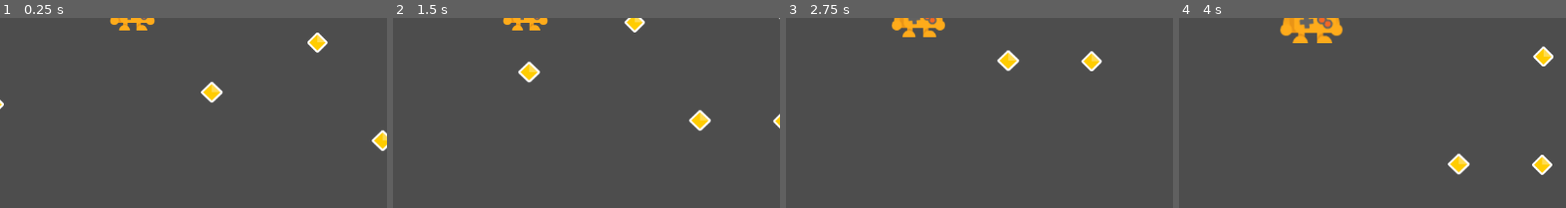
Above: before the commit, frames 1-4 (left to right).
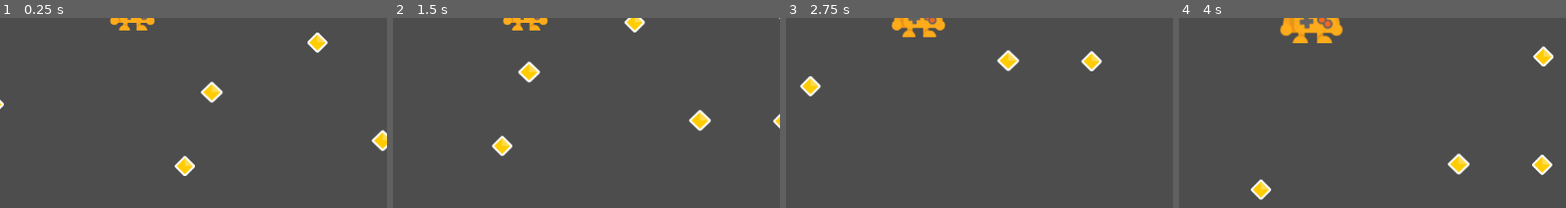
Above: after the commit, the same moments.

Repository: MikeOfEarth/MiniCoinCollector
Game: Godot game, scene res://coinCollectorLvl.tscn
Same seed, same stepped clock (60 frames per second), same inputs: the game is played once before the commit and once after it.
Inputs:
- Up to frame 1 (0.25 s): no input
- Up to frame 2 (1.5 s): tap Enter at 0.5 s; hold Right 0.53-1.28 s; hold Down from 1.28 s (still down)
- Up to frame 3 (2.75 s): release Down at 2.03 s; hold Right from 2.03 s (still down)
- Up to frame 4 (4 s): release Right at 2.78 s; hold Up 2.78-3.53 s; hold Left from 3.53 s (still down)
The pictures show only the part of the screen within x 33-83%, y 48-98%; the shares and areas given below are measured in that part.

The runs differ from the first frame. In frame 1, 0.4% of the frame differs, in the area x 45-51%, y 72-84%; in frame 2, 0.4%, in the area x 25-31%, y 61-73%; in frame 3, 0.4%; in frame 4, 0.4%.

Commit message:
Update coinCollectorLvl.tscn

Diff:
--- a/coinCollectorLvl.tscn
+++ b/coinCollectorLvl.tscn
@@ -70,3 +70,6 @@
 fit_content = true
 scroll_active = false
 autowrap_mode = 0
+
+[node name="Coin13" parent="." instance=ExtResource("3_ot30w")]
+position = Vector2(78, 250)
